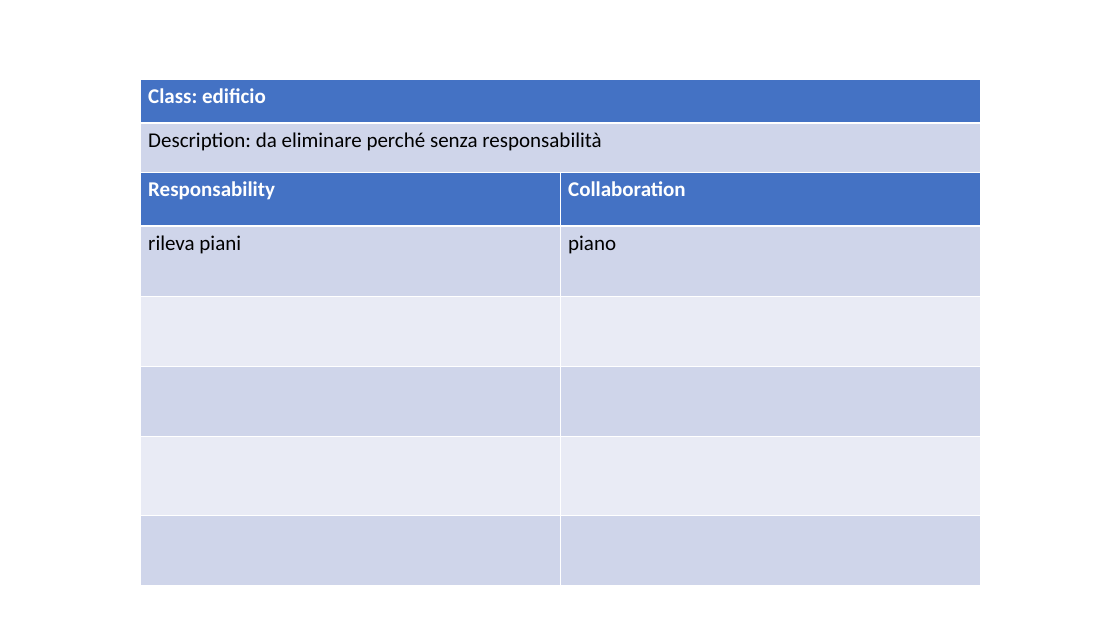
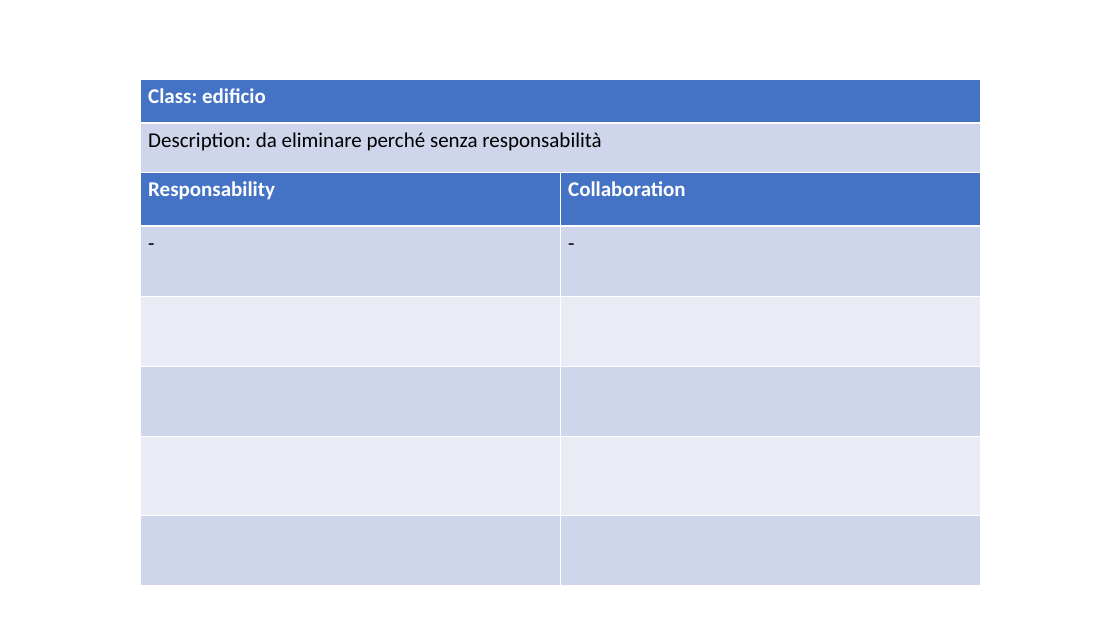
Before and after one commit to ecorradini/ProgettoIDS, a slide deck: slide 2 of AnalisiRequisiti/CRC/UT2/ClassiDiAnalisiUT2.ppt. Drawn at 1120x630 pixels with LibreOffice and Linux fonts; fonts in the diff are those of the drawing. Boxes give left, top, right and bottom in pixels: in the first picture for what was removed or moved away, otherwise in the second. Text is boxed around its words. In the diff, an @@ line names an element or a change of style, - is before the commit and + after.

```diff
--- a/AnalisiRequisiti/CRC/UT2/ClassiDiAnalisiUT2.ppt
+++ b/AnalisiRequisiti/CRC/UT2/ClassiDiAnalisiUT2.ppt
@@ table at (140, 172, 980, 584) @@
-row 2, column 1: rileva piani
+row 2, column 1: -
-row 2, column 2: piano
+row 2, column 2: -
```
Also in this commit, not shown: 5 other slides changed, 1 slide added, 2 slides removed, 1 other file.
